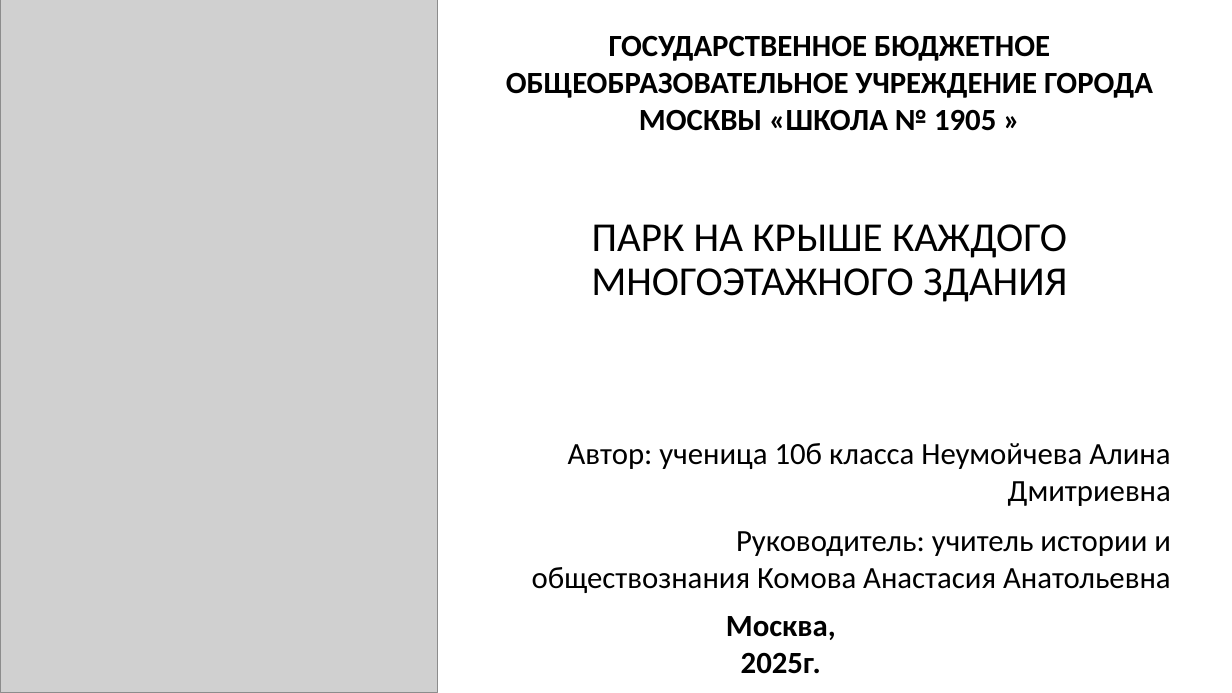
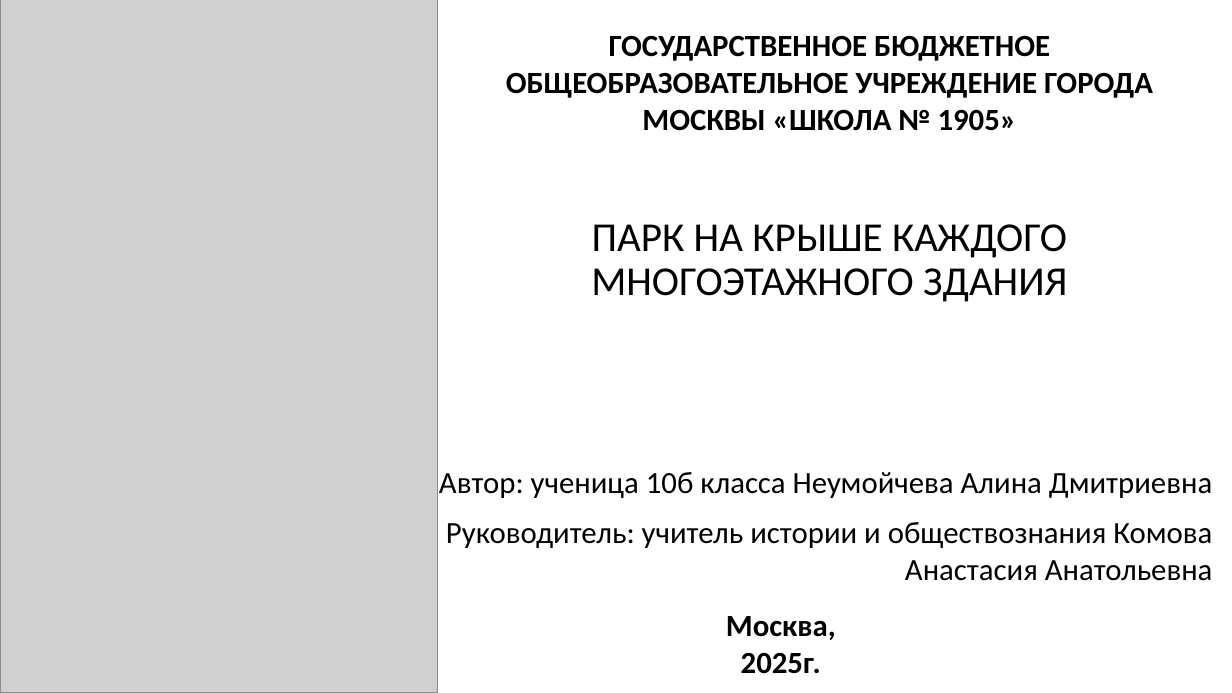
Before and after one commit to AkulinaDN/RoofPark, a slide deck: slide 1 of 10б Неумойчева презентация.pptm. Drawn at 1232x693 pixels with LibreOffice and Linux fonts; fonts in the diff are those of the drawing; grey boxes stand for pictures. Boxes give left, top, right and bottom in pixels: in the first picture for what was removed or moved away, otherwise in the second. Text is boxed around its words. In the diff, an @@ line names an element or a change of style, - is before the commit and + after.

```diff
--- a/10б Неумойчева презентация.pptm
+++ b/10б Неумойчева презентация.pptm
@@ text at [506, 35, 1153, 131]: spaces changed @@
-ГОСУДАРСТВЕННОЕ БЮДЖЕТНОЕ ОБЩЕОБРАЗОВАТЕЛЬНОЕ УЧРЕЖДЕНИЕ ГОРОДА МОСКВЫ «ШКОЛА № 1905 »
+ГОСУДАРСТВЕННОЕ БЮДЖЕТНОЕ ОБЩЕОБРАЗОВАТЕЛЬНОЕ УЧРЕЖДЕНИЕ ГОРОДА МОСКВЫ «ШКОЛА № 1905»
@@ text "Автор: ученица 10б класса Неумойчева ..." rewrapped from [532, 443, 1171, 593] to [439, 472, 1213, 581] @@
```
Also in this commit, not shown: 1 slide added, 9 other files.
